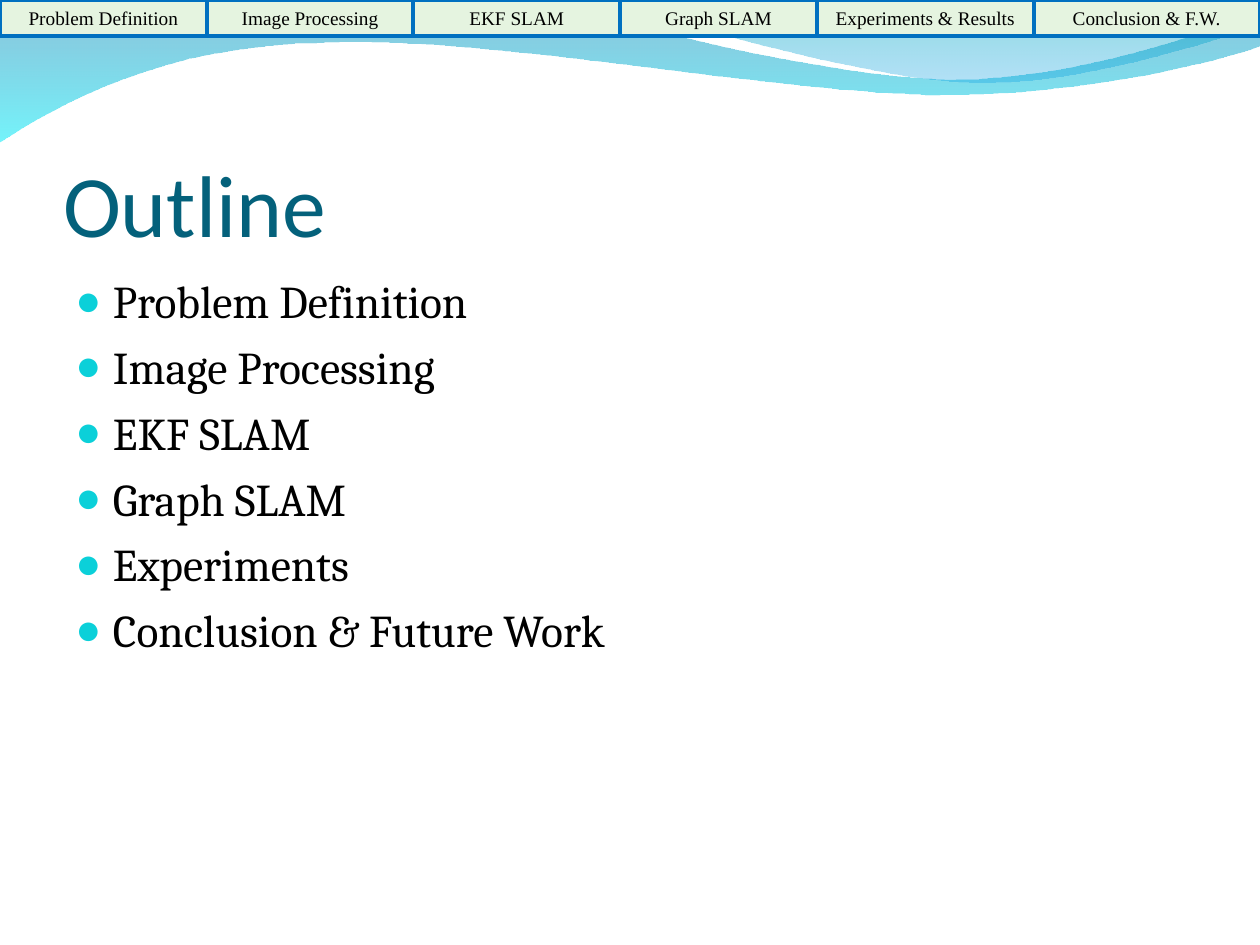
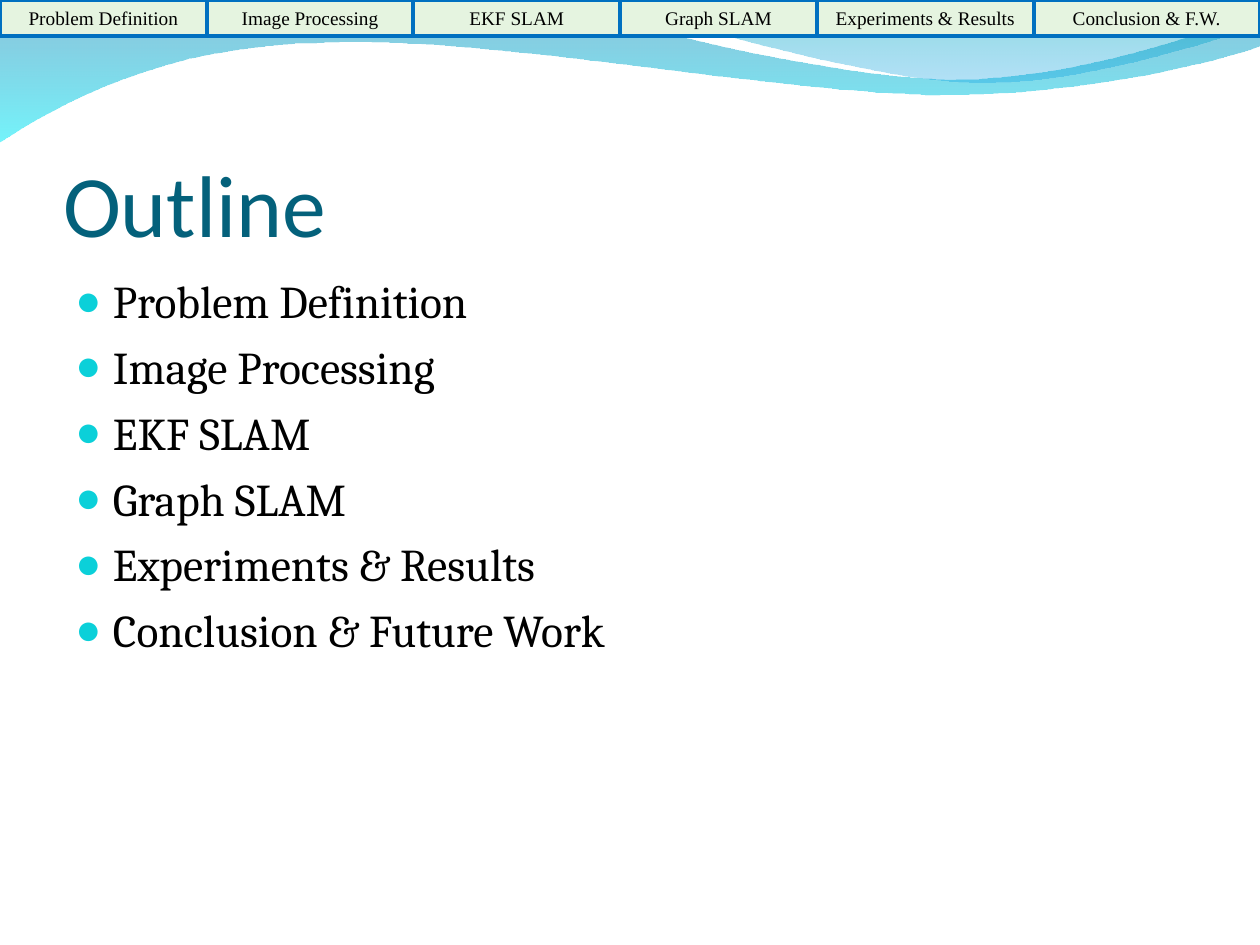
Before and after one commit to HerkyJerky/NAO-ALPHA-AS-FUCK-ROBOTS, a slide deck: slide 2 of Presentation Parts/Final Presentation.ppt. Drawn at 1260x945 pixels with LibreOffice and Linux fonts; fonts in the diff are those of the drawing; background and template pictures are left out. Boxes give left, top, right and bottom in pixels: in the first picture for what was removed or moved away, otherwise in the second. Text is boxed around its words. In the diff, an @@ line names an element or a change of style, - is before the commit and + after.

```diff
--- a/Presentation Parts/Final Presentation.ppt
+++ b/Presentation Parts/Final Presentation.ppt
@@ text at <box>113,549,535,591</box>: text changed @@
-● Experiments
+● Experiments & Results
```
Also in this commit, not shown: 2 other slides changed.
